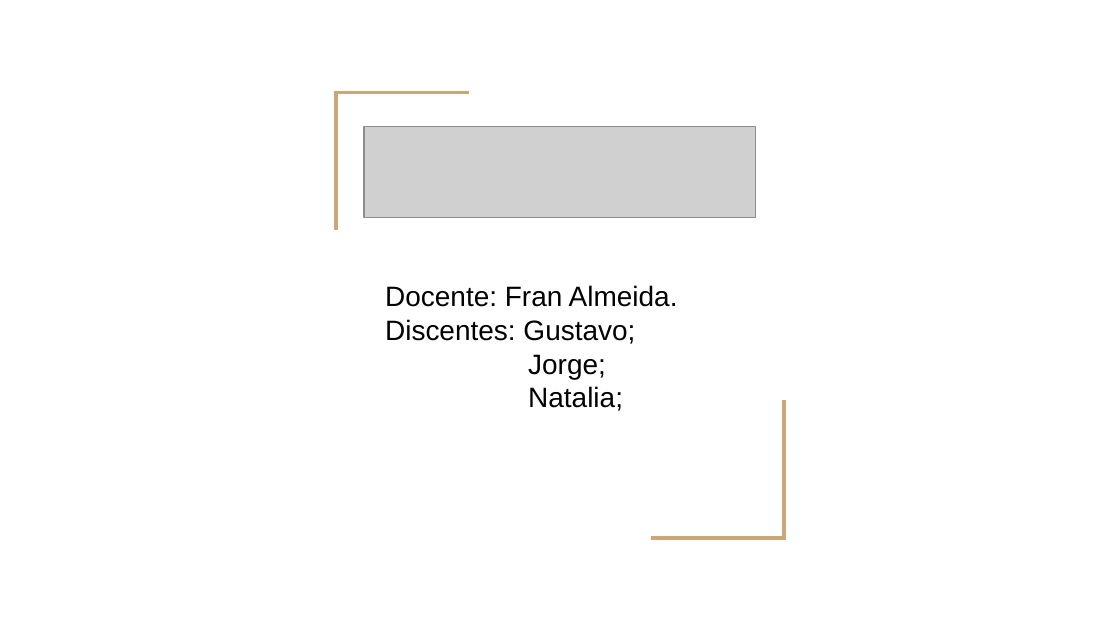
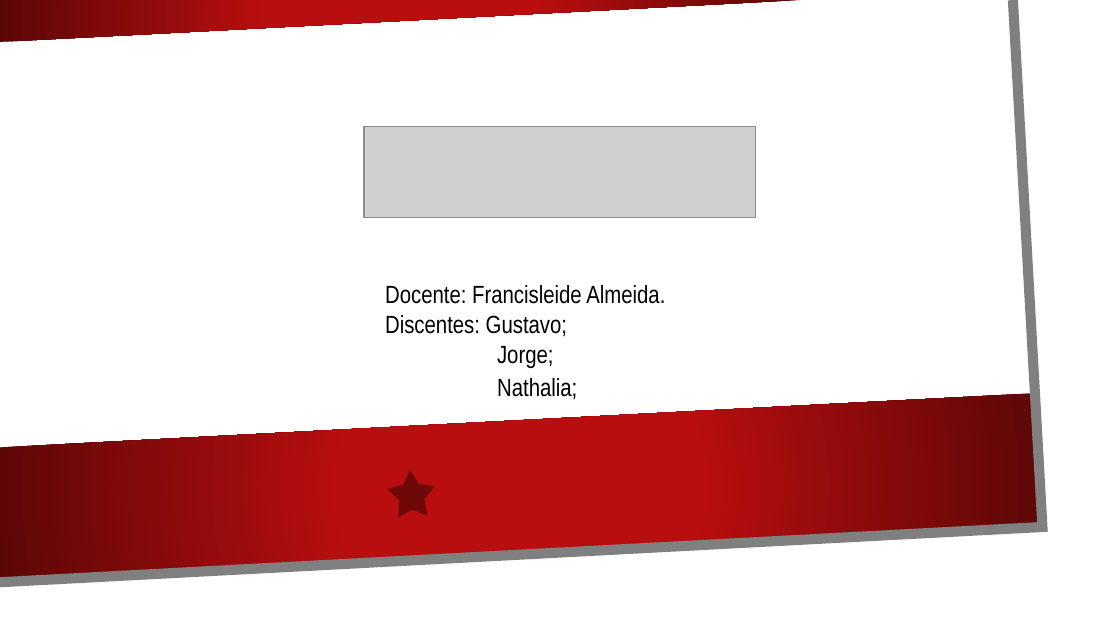
Before and after one commit to gujahlive/Aulas-C, a slide deck: slide 2 of TRABALHOS/MERGE SORT/Algoritmos de ordenação.pptx. Drawn at 1120x630 pixels with LibreOffice and Linux fonts; fonts in the diff are those of the drawing; grey boxes stand for pictures; background and template pictures are left out. Boxes give left, top, right and bottom in pixels: in the first picture for what was removed or moved away, otherwise in the second. Text is boxed around its words. In the diff, an @@ line names an element or a change of style, - is before the commit and + after.

```diff
--- a/TRABALHOS/MERGE SORT/Algoritmos de ordenação.pptx
+++ b/TRABALHOS/MERGE SORT/Algoritmos de ordenação.pptx
@@ freeform shape added at <box>0,0,1072,605</box>, fill #FFFFFF @@
@@ freeform shape added at <box>0,0,801,41</box>, fill gradient #B80E0F to #5C0707 @@
@@ freeform shape added at <box>0,0,1042,582</box>, outline #808080 6.5 pt @@
@@ freeform shape removed at <box>336,93,468,231</box> @@
@@ text at <box>385,285,665,304</box>: text changed; size 18 to 16 pt; font Arial to Arial Narrow @@
-Docente: Fran Almeida.
+Docente: Francisleide Almeida.
@@ text at <box>385,315,567,368</box>: size 18 to 16 pt, font Arial to Arial Narrow in "Discentes: Gustavo;", "Jorge;" @@
@@ text at <box>497,378,577,399</box>: text changed; size 18 to 16 pt; font Arial to Arial Narrow @@
-Natalia;
+Nathalia;
@@ freeform shape added at <box>0,393,1040,579</box>, fill gradient #B80E0F to #5C0707 @@
@@ freeform shape removed at <box>652,400,784,538</box> @@
@@ star added at <box>386,468,436,518</box>, fill #000000 at 40% opacity @@
```
Also in this commit, not shown: 19 other slides changed, 6 other files.
